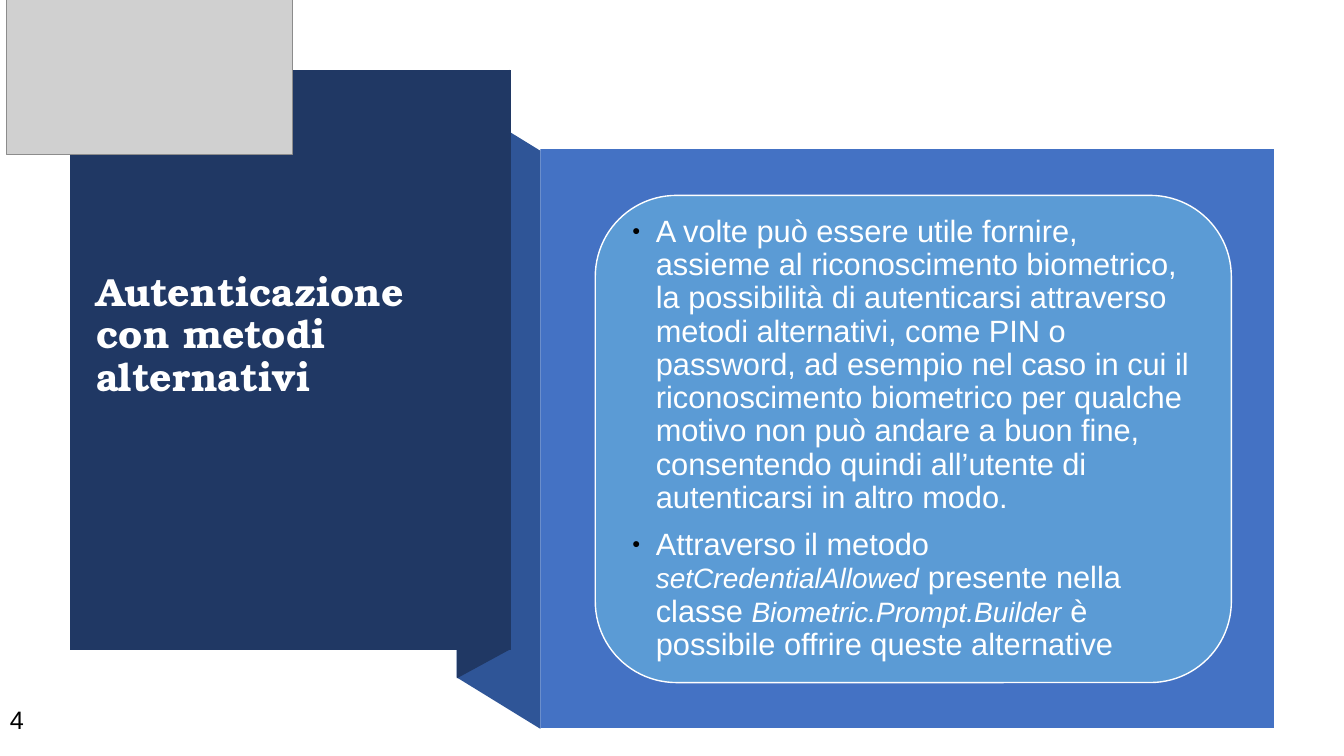
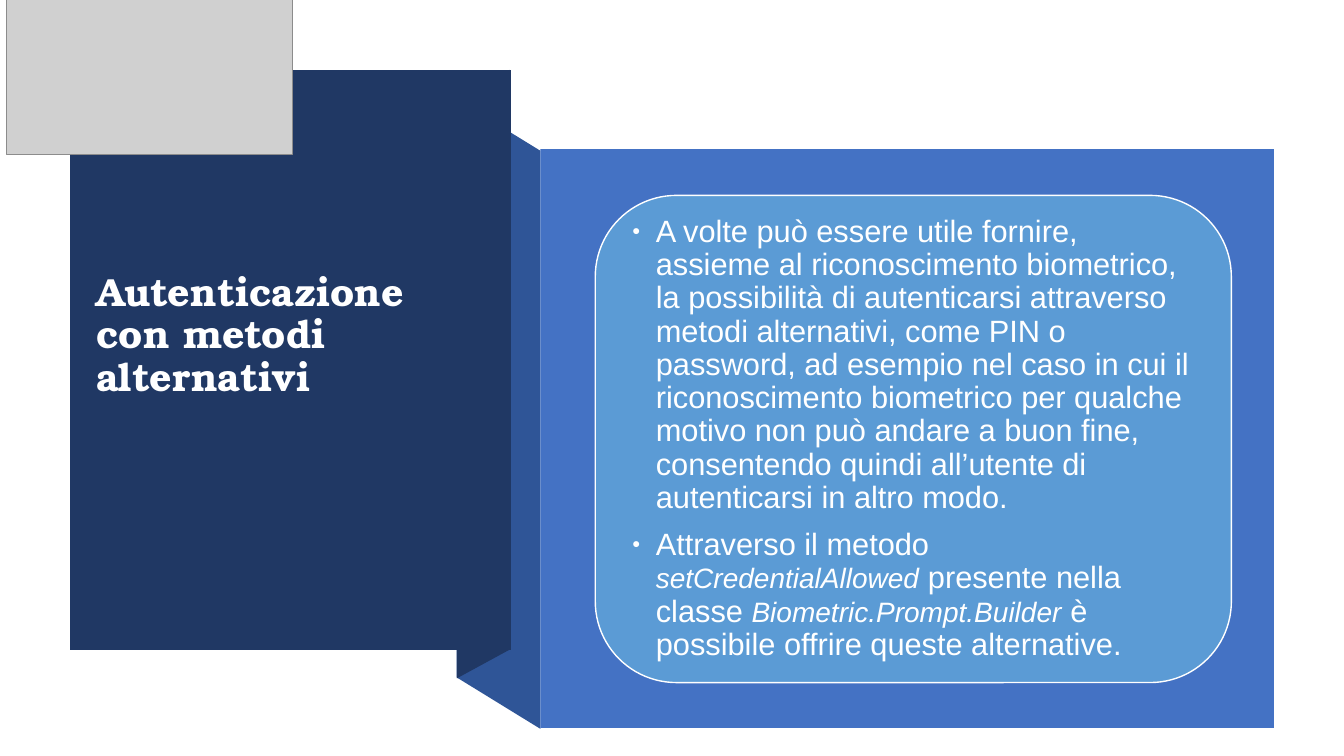
Before and after one commit to Torkin1/biometric_prompt_WALL-E, a slide deck: slide 5 of Introduzione Classi.odp (slide 4 before the commit). Drawn at 1344x756 pixels with LibreOffice and Linux fonts; fonts in the diff are those of the drawing; grey boxes stand for pictures. Boxes give left, top, right and bottom in pixels: in the first picture for what was removed or moved away, otherwise in the second. Text is boxed around its words. In the diff, an @@ line names an element or a change of style, - is before the commit and + after.

```diff
--- a/Introduzione Classi.odp
+++ b/Introduzione Classi.odp
@@ text in rounded rectangle at box(656, 532, 1121, 661): text changed @@
-● Attraverso il metodo setCredentialAllowed presente nella classe Biometric.Prompt.Builder è possibile offrire queste alternative
+● Attraverso il metodo setCredentialAllowed presente nella classe Biometric.Prompt.Builder è possibile offrire queste alternative.
@@ page number removed at box(10, 711, 24, 729) @@
-4
```
Also in this commit, not shown: 4 other slides changed, 1 slide added, 1 other file.
